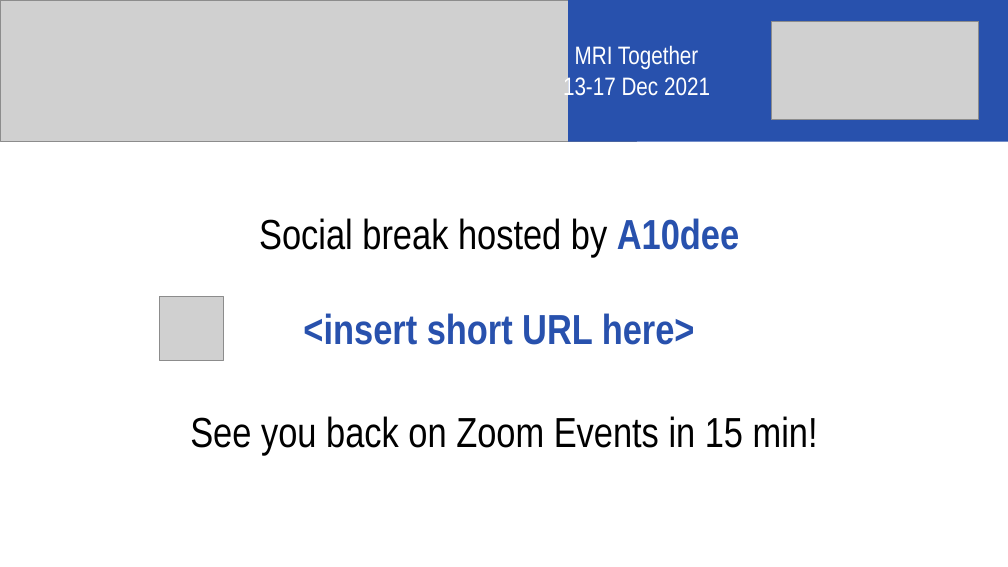
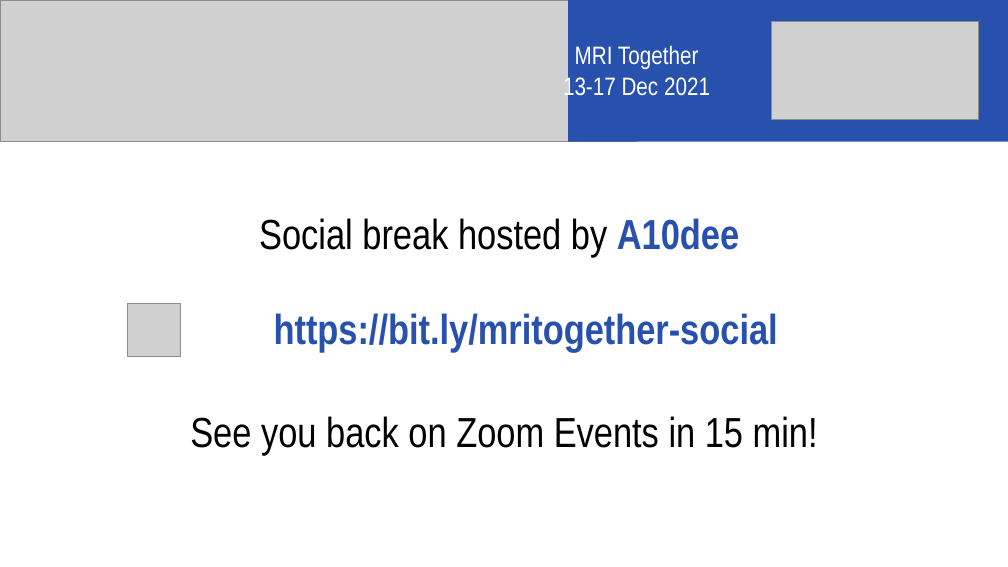
Before and after one commit to mritogether/mritogether.github.io, a slide deck: slide 2 of files/holding_slides.pptx. Drawn at 1008x567 pixels with LibreOffice and Linux fonts; fonts in the diff are those of the drawing; grey boxes stand for pictures. Boxes give left, top, right and bottom in pixels: in the first picture for what was removed or moved away, otherwise in the second. Text is boxed around its words. In the diff, an @@ line names an element or a change of style, - is before the commit and + after.

Commit message:
Social break link, updated slides

```diff
--- a/files/holding_slides.pptx
+++ b/files/holding_slides.pptx
@@ picture removed at (160, 296, 224, 361) @@
@@ picture added at (128, 304, 181, 357) @@
@@ text added at (274, 313, 778, 352), 40 pt, text #2851AD, bold @@
+https://bit.ly/mritogether-social
@@ text removed at (303, 313, 695, 345) @@
-<insert short URL here>
```
Also in this commit, not shown: 1 other slide changed, 4 other files.
